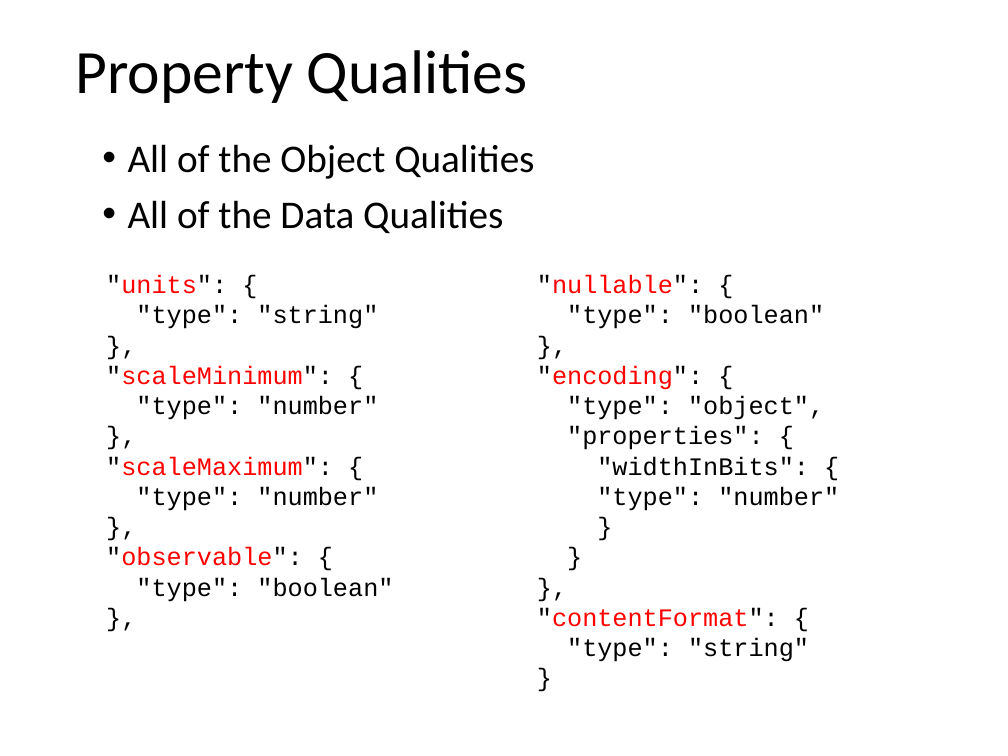
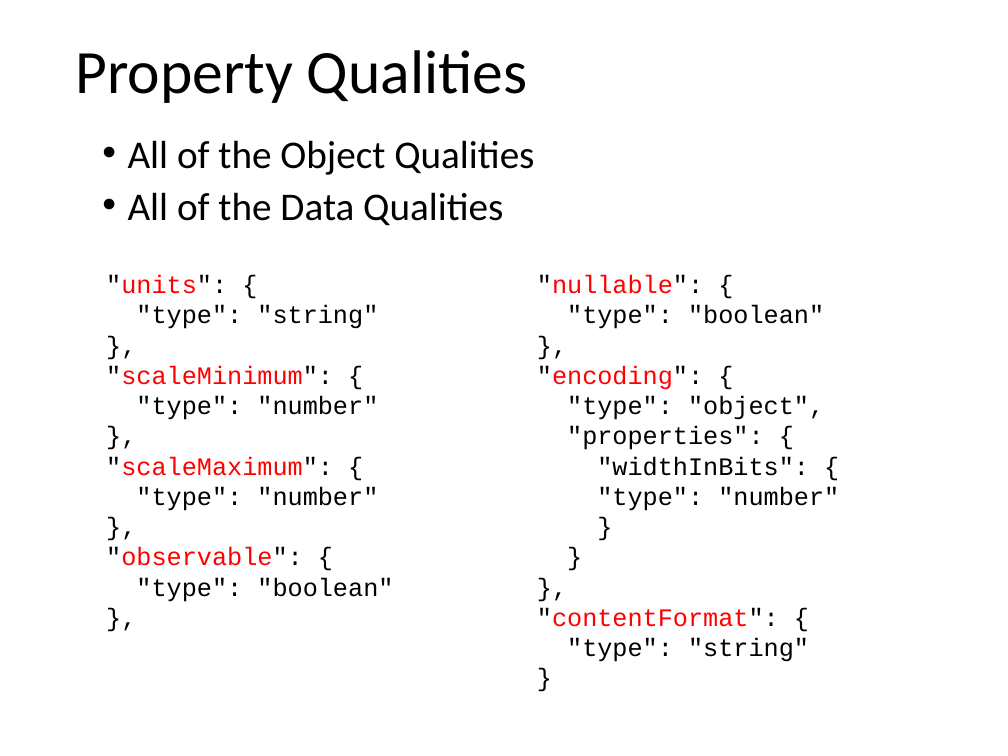
Before and after one commit to iot-schema-collab/teleconferences, a slide deck: slide 27 of iotschema-slides-20190418.pptx. Drawn at 1008x756 pixels with LibreOffice and Linux fonts; fonts in the diff are those of the drawing. Boxes give left, top, right and bottom in pixels: in the first picture for what was removed or moved away, otherwise in the second. Text is boxed around its words. In the diff, an @@ line names an element or a change of style, - is before the commit and + after.

```diff
--- a/iotschema-slides-20190418.pptx
+++ b/iotschema-slides-20190418.pptx
@@ text "All of the Object Qualities" at (x1=128, y1=140, x2=534, y2=226): line spacing 0.9 to 0.8 @@
```
Also in this commit, not shown: 1 other slide changed, 2 other files.
